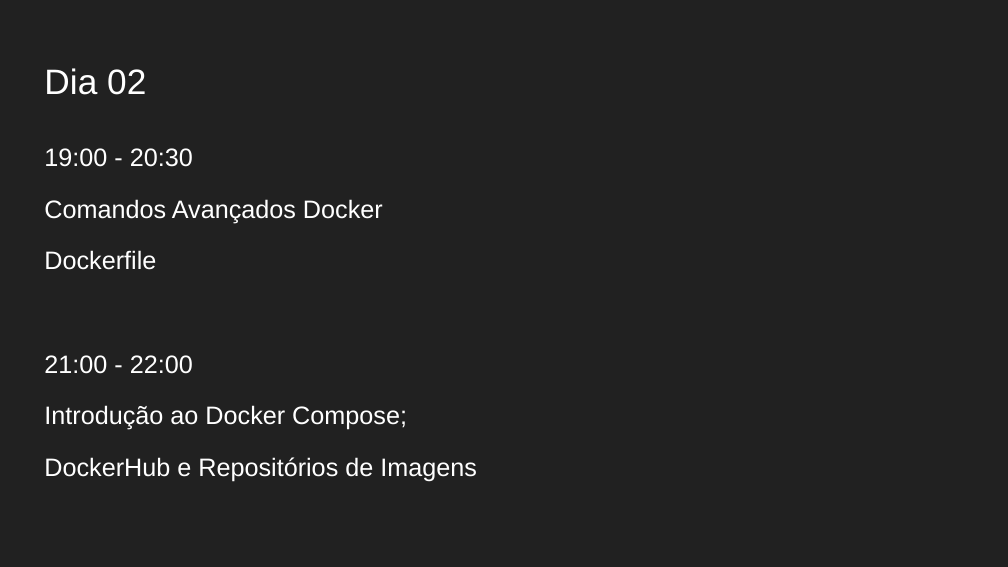
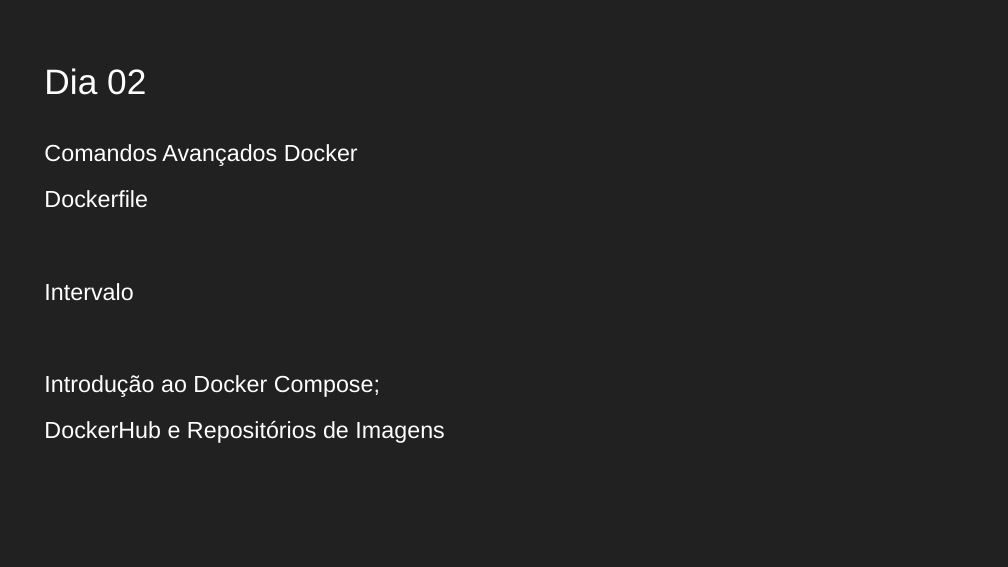
Before and after one commit to Gabrielgsn30/seminarios-docker-monitoramento, a slide deck: slide 5 of APRESENTAÇÃO/Práticas DevOps com Docker e Monitoramento do Ambiente.pptx. Drawn at 1008x567 pixels with LibreOffice and Linux fonts; fonts in the diff are those of the drawing. Boxes give left, top, right and bottom in pixels: in the first picture for what was removed or moved away, otherwise in the second. Text is boxed around its words. In the diff, an @@ line names an element or a change of style, - is before the commit and + after.

```diff
--- a/APRESENTAÇÃO/Práticas DevOps com Docker e Monitoramento do Ambiente.pptx
+++ b/APRESENTAÇÃO/Práticas DevOps com Docker e Monitoramento do Ambiente.pptx
@@ text at box(44, 148, 193, 167): paragraph removed @@
-19:00 - 20:30
@@ text at box(44, 144, 444, 443): size 18 to 16.6 pt; line spacing 1.15 to 1.05 @@
@@ text at box(44, 283, 133, 301): text changed; size 18 to 16.6 pt @@
-21:00 - 22:00
+Intervalo
```
Also in this commit, not shown: 5 other slides changed, 2 other files.
